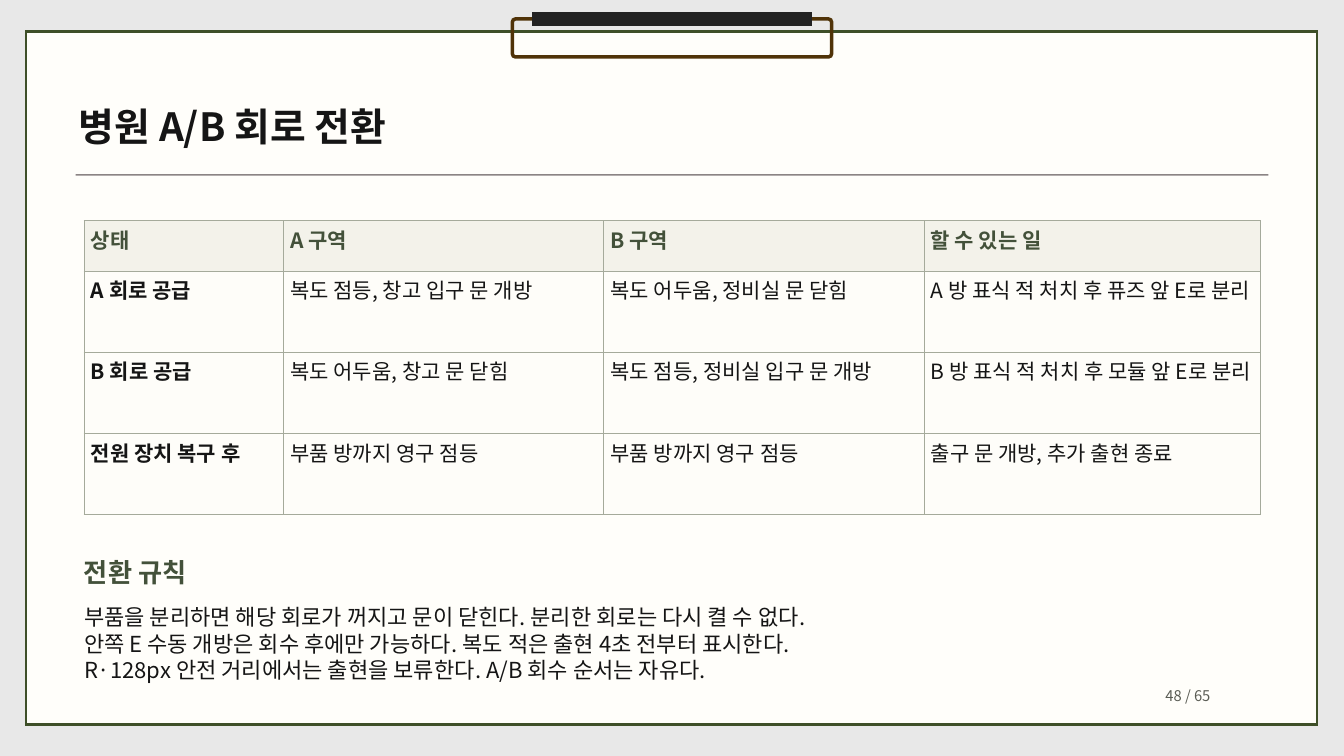
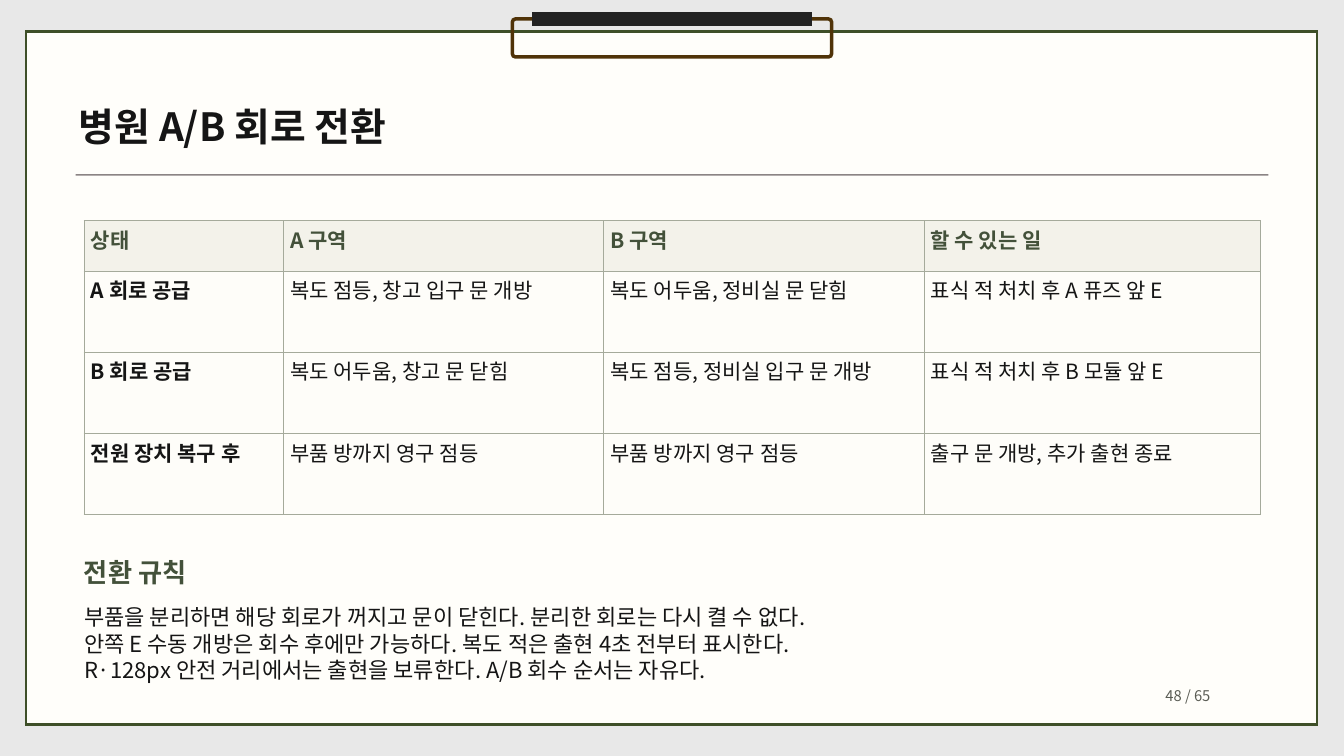
Before and after one commit to dbguswh/2Dgame_project, a slide deck: slide 48 of 2D게임프로그래밍 기획서.pptx. Drawn at 1344x756 pixels with LibreOffice and Linux fonts; fonts in the diff are those of the drawing. Boxes give left, top, right and bottom in pixels: in the first picture for what was removed or moved away, otherwise in the second. Text is boxed around its words. In the diff, an @@ line names an element or a change of style, - is before the commit and + after.

```diff
--- a/2D게임프로그래밍 기획서.pptx
+++ b/2D게임프로그래밍 기획서.pptx
@@ table at <box>84,220,1261,515</box> @@
-row 2, column 4: A 방 표식 적 처치 후 퓨즈 앞 E로 분리
+row 2, column 4: 표식 적 처치 후 A 퓨즈 앞 E
-row 3, column 4: B 방 표식 적 처치 후 모듈 앞 E로 분리
+row 3, column 4: 표식 적 처치 후 B 모듈 앞 E
```
Also in this commit, not shown: 3 other slides changed, 1 other file.
